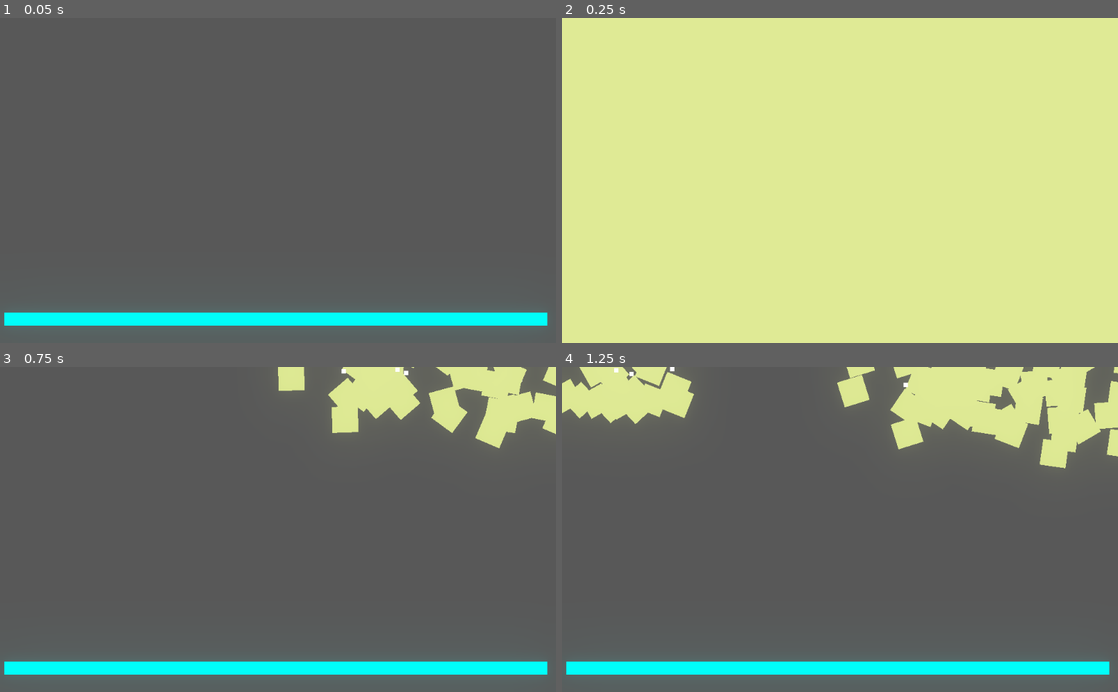
Above: before the commit, frames 1-4 (two rows, left to right).
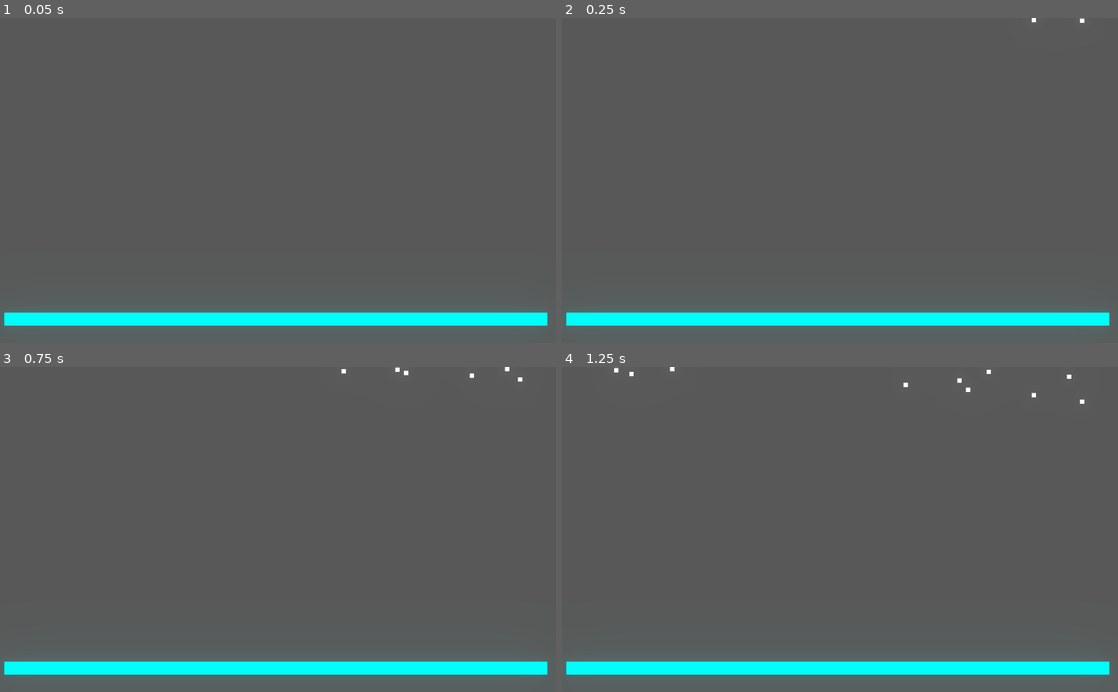
Above: after the commit, the same moments.

Repository: ron0studios/Evolving-Cars
Game: Godot game, scene res://game.tscn
Two runs of this game, one before a commit and one after it. Both use one fixed random seed, a clock stepped at 60 frames per second and the inputs below.
Inputs:
- Up to frame 1 (0.05 s): no input
- Up to frame 2 (0.25 s): no input
- Up to frame 3 (0.75 s): no input
- Up to frame 4 (1.25 s): no input

Frame 1 is identical in both runs. In frame 2, 100% of the frame differs, in the area x 0-100%, y 0-100%; in frame 3, 5.8%; in frame 4, 12%.

Commit message:
wheels work

Diff:
--- a/thing.gd
+++ b/thing.gd
@@ -36,11 +36,15 @@
 
 	# add wheels
 	for i in range(8):
-		var newwheel = preload("res://wheel.tscn").instance()
+		var newwheel = load("res://wheel.tscn").instance()
 		newwheel.position = Vector2(test[0][i]*size,test[1][i]*size)
-		newwheel.scale = Vector2(test[3][i]*size,test[3][i]*size)
 		newwheel.get_node("PinJoint2D").node_a = self.get_path()
-		add_child(newwheel)
+		if test[3][i] < 0.5:
+			continue
+		$wheels.add_child(newwheel)
+		newwheel.get_node("CollisionShape2D").scale *= test[3][i]
+		#newwheel.set_scale(Vector2(test[3][i],test[3][i]))
+
 
 	#arr.append(Vector2(test[0][i]*size, test[1][i]*size))
 
--- a/thing.tscn
+++ b/thing.tscn
@@ -18,3 +18,5 @@
 __meta__ = {
 "_edit_use_anchors_": false
 }
+
+[node name="wheels" type="Node2D" parent="."]
--- a/wheel.tscn
+++ b/wheel.tscn
@@ -12,6 +12,7 @@
 shape = SubResource( 1 )
 
 [node name="ColorRect" type="ColorRect" parent="."]
+visible = false
 margin_left = -24.0
 margin_top = -24.0
 margin_right = 24.0
